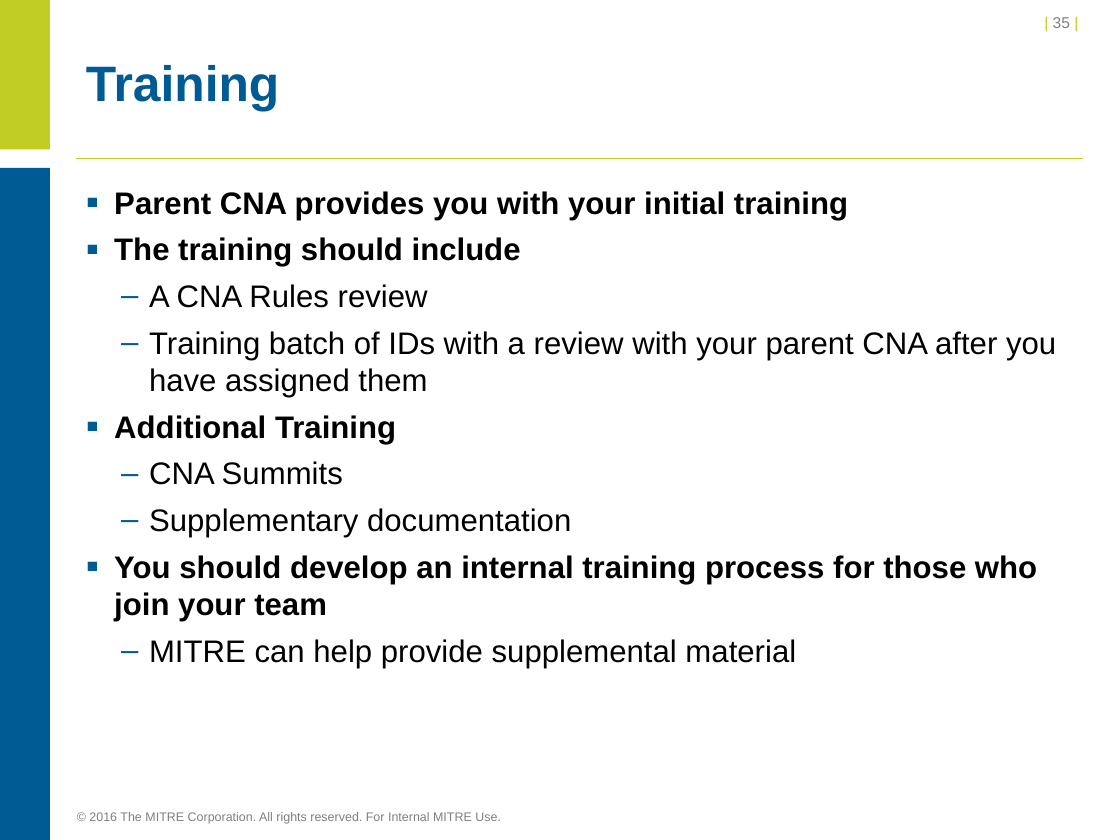
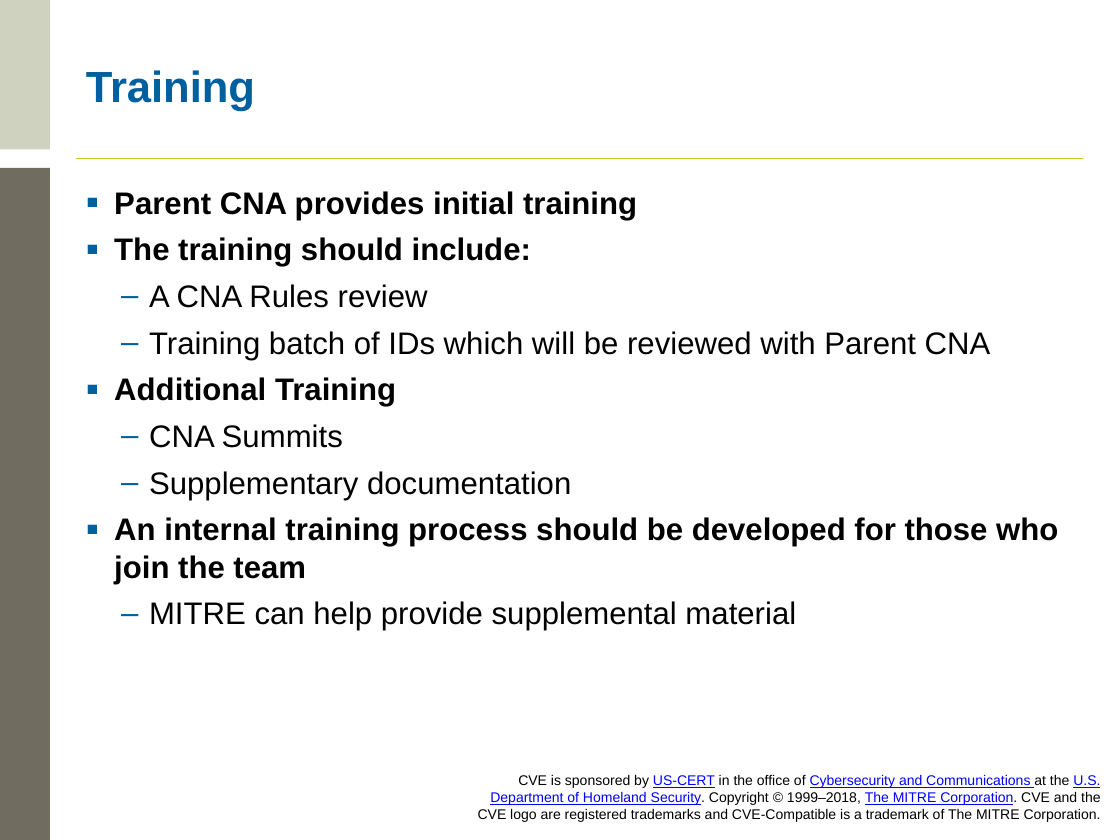
Before and after one commit to CVEProject/cveproject.github.io, a slide deck: slide 28 of cna/Becoming a CNA.pptx (slide 35 before the commit). Drawn at 1120x840 pixels with LibreOffice and Linux fonts; fonts in the diff are those of the drawing; background and template pictures are left out. Boxes give left, top, right and bottom in pixels: in the first picture for what was removed or moved away, otherwise in the second. Text is boxed around its words. In the diff, an @@ line names an element or a change of style, - is before the commit and + after.

```diff
--- a/cna/Becoming a CNA.pptx
+++ b/cna/Becoming a CNA.pptx
@@ rectangle at box(0, 0, 50, 149): fill #C1CD23 to #D0D2C0 @@
@@ page number removed at box(1053, 17, 1070, 28) @@
-| 35 |
@@ title "Training" at box(86, 70, 255, 112): size 32 to 28 pt, text colour #005B94 to #005F9E @@
@@ rectangle at box(0, 168, 50, 840): fill #005B94 to #706C60 @@
@@ text at box(114, 191, 637, 267): text changed @@
-▪ Parent CNA provides you with your initial training
-▪ The training should include
+▪ Parent CNA provides initial training
+▪ The training should include:
@@ text at box(114, 284, 796, 631): bullet colour #005B94 to #005F9E @@
@@ text at box(149, 331, 991, 360): text changed @@
-  – Training batch of IDs with a review with your parent CNA after you have assigned them
+  – Training batch of IDs which will be reviewed with Parent CNA
@@ text at box(114, 517, 1058, 584): text changed @@
-▪ You should develop an internal training process for those who join your team
+▪ An internal training process should be developed for those who join the team
@@ text added at box(478, 775, 1101, 822), 9 pt, text #000000 @@
+CVE is sponsored by US-CERT in the office of Cybersecurity and Communications at the U.S. Department of Homeland Security. Copyright © 1999–2018, The MITRE Corporation. CVE and the CVE logo are registered trademarks and CVE-Compatible is a trademark of The MITRE Corporation.
@@ text removed at box(89, 812, 501, 824) @@
-© 2016 The MITRE Corporation. All rights reserved. For Internal MITRE Use.
```
Also in this commit, not shown: 36 other slides changed, 3 slides added, 1 slide removed.
